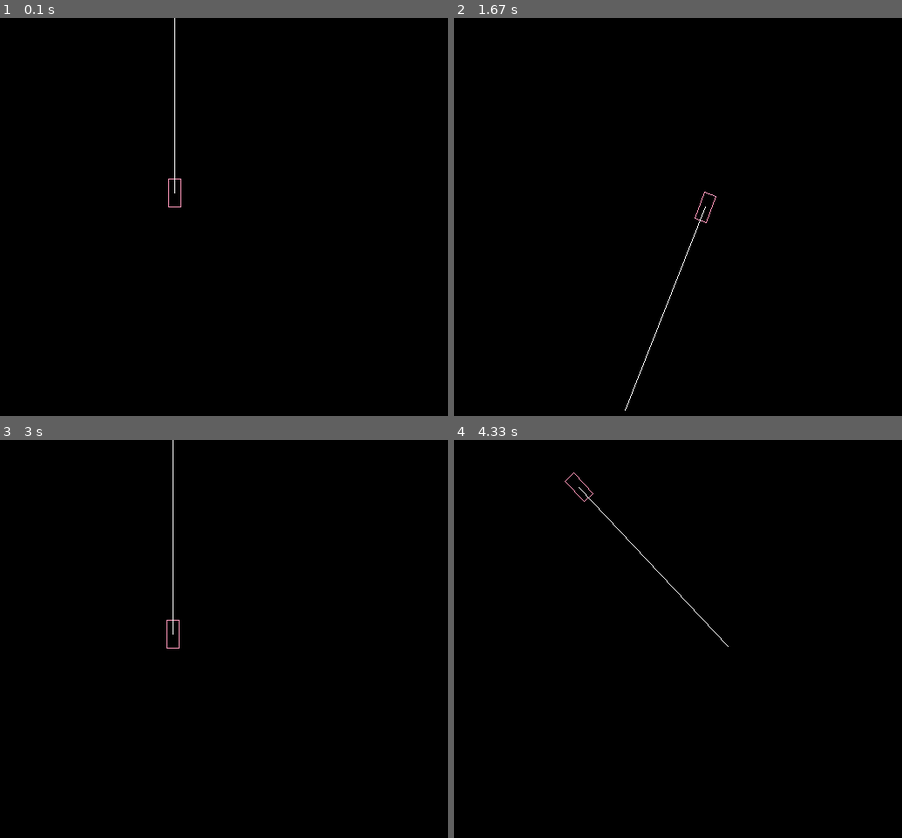
Above: before the commit, frames 1-4 (two rows, left to right).
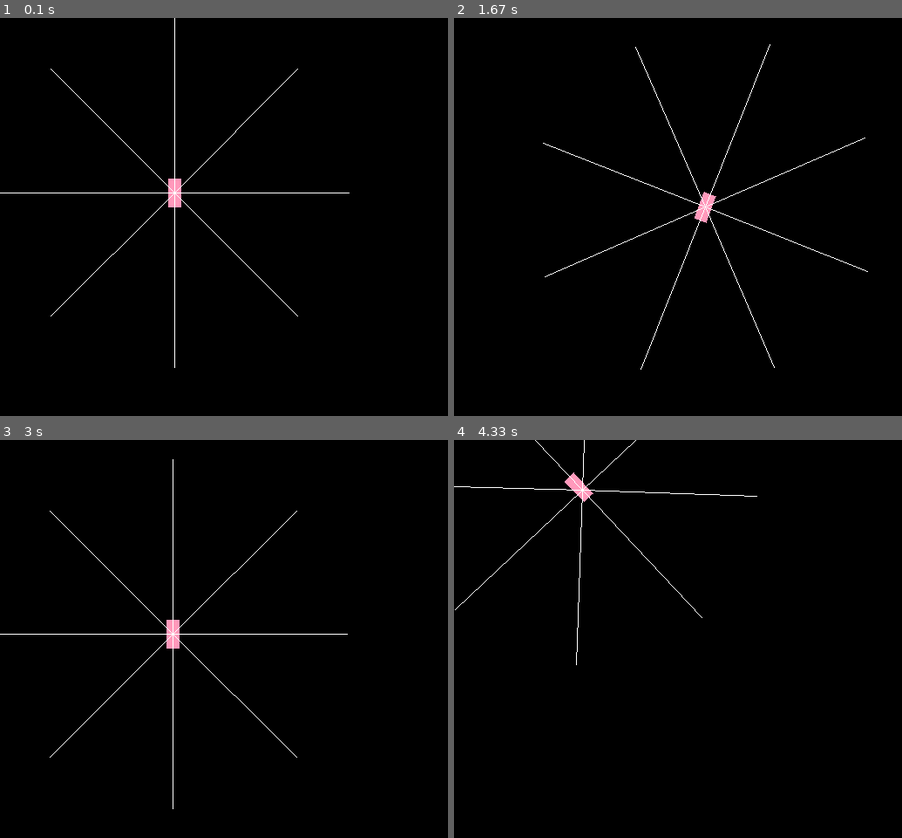
Above: after the commit, the same moments.

Repository: Void-TK-57/Drift
Game: pygame game, started from main.py
Same seed, same stepped clock (60 frames per second), same inputs: the game is played once before the commit and once after it.
Inputs:
- Up to frame 1 (0.1 s): no input
- Up to frame 2 (1.67 s): hold Right 0.33-0.8 s; hold Up 0.83-1.13 s; hold Right 1.17-1.63 s
- Up to frame 3 (3 s): hold Left 1.67-2.2 s; hold Down 2.23-2.53 s; hold Left 2.57-2.97 s
- Up to frame 4 (4.33 s): hold Up 3-3.37 s; hold Right 3.4-4.03 s; hold Down from 4.07 s (still down)

The runs differ from the first frame. In frame 1, 0.6% of the frame differs, in the area x 0-79%, y 12-88%; in frame 2, 0.8%, in the area x 19-93%, y 6-99%; in frame 3, 0.6%; in frame 4, 0.7%.

Commit message:
Add Visions and Map

Diff:
--- a/car.py
+++ b/car.py
@@ -1,12 +1,12 @@
 import pygame
 import numpy as np
-from graphics import Scale, Slide, Rotate, transform
+from graphics import *
 
 
 # car class
 class Car:
 
-    def __init__(self, x, y, width, height, velocity, angle_velocity, angle = 0, color = (255, 153, 187)):
+    def __init__(self, x, y, width, height, velocity, angle_velocity, angle = 0, n_visions = 8, length_vision = 200, color = (255, 153, 187)):
         self.angle = angle
 
         self.x = x
@@ -22,30 +22,44 @@
 
         self.color = color
 
+        self.n_visions = n_visions
+        self.length_vision = length_vision
+
+        self.visions = self.get_visions(n_visions, length_vision)
+
+
+    def get_visions(self, n, length):
+        visions = []
+        for i in range(n):
+            x = self.x + np.sin( i*(2*np.pi/n) + self.angle*np.pi)*length
+            y = self.y - np.cos( i*(2*np.pi/n) + self.angle*np.pi)*length
+            visions.append (Line( Point(self.x, self.y), Point( x, y) ) )
+        return visions
+
+
+
     # draw the rectangle
-    def draw(self, screen):
+    def draw(self, screen, enable_visions = True):
+        # normal coordinates
         coords =  [ [self.x - self.width, self.y - self.height],
                     [self.x - self.width, self.y + self.height],
                     [self.x + self.width, self.y + self.height],
                     [self.x + self.width, self.y - self.height] ]
-        # rotate
+        # rotate the coordinates by angle
         coords = np.array(coords)
-        # transformations
+        # transformations for the rotations
         transformations = [Slide(-self.x, -self.y), Rotate(self.angle*np.pi), Slide(self.x, self.y)]
-        #transformations = [Rotate(self.angle*np.pi), ]
-        # new coords
+        # new coords rotated on the point x, y
         new_coords = transform(transformations, coords.T).T
-        print(new_coords)
-        for i in range(len(new_coords)):
 
-            # draw the recangle
-            pygame.draw.line(screen, self.color,  new_coords[i % len(new_coords)], new_coords[ (i + 1) % len(new_coords)] )
-        #pygame.draw.polygon(screen, self.color,  new_coords )
-        # calculate y and x of vertices
-        x = self.x + np.sin(self.angle*np.pi)*250
-        y = self.y - np.cos(self.angle*np.pi)*250
-        # draw orientation
-        pygame.draw.line(screen, (255, 255, 255), [self.x, self.y], [x, y] )
+
+        # Draw Polygon
+        pygame.draw.polygon(screen, self.color,  new_coords )
+
+        if enable_visions:
+            # draw visions
+            for vision in self.visions:
+                pygame.draw.line(screen, (255, 255, 255), [vision.point1.x, vision.point1.y], [vision.point2.x, vision.point2.y] )
 
 
     # polar to cartesian
@@ -61,6 +75,8 @@
         #self.velocity = self.polar_to_cartesian(self.angle + angle*self.fixed_angular_velocity, magnitude*self.fixed_velocity)
         self.vel = self.polar_to_cartesian(self.angle+1, magnitude*self.p_vel)
         self.angle_vel = angle*self.p_angle_vel
+        # update visions
+        self.visions = self.get_visions(self.n_visions, self.length_vision)
 
     def rotate(self, anti = False):
         angular_velocity = self.fixed_angular_velocity
--- a/graphics.py
+++ b/graphics.py
@@ -45,6 +45,17 @@
     def __sub__(self, other):
         return Line(self.x - other.x, self.y - other.y)
 
+    def __iter__(self):
+        self._end = False
+        return self.x
+
+    def __next__(self):
+        if(self._end):
+            raise StopIteration
+        else:
+            self._end = True
+            return self.y
+
 class Line:
 
     def __init__(self, point1, point2):
@@ -75,6 +86,17 @@
 
         return Point(x, y)
 
+    def __iter__(self):
+        self._end = False
+        return self.point1
+
+    def __next__(self):
+        if(self._end):
+            raise StopIteration
+        else:
+            self._end = True
+            return self.point2
+
 
 def homogen(matrix):
     return np.concatenate( [matrix, np.ones( [1, matrix.shape[1]] ) ], axis = 0)
--- /dev/null
+++ b/map.py
@@ -0,0 +1,12 @@
+import pygame
+from graphics import *
+
+class Map:
+
+    def __init__(self, lines):
+        self.lines = lines
+
+    def draw(self, screen):
+        # for each line
+        for line in self.lines:
+            pygame.draw.line(screen, line[1], [line[0].point1.x, line[0].point1.y ] , [line[0].point2.x, line[0].point2.y ] )
